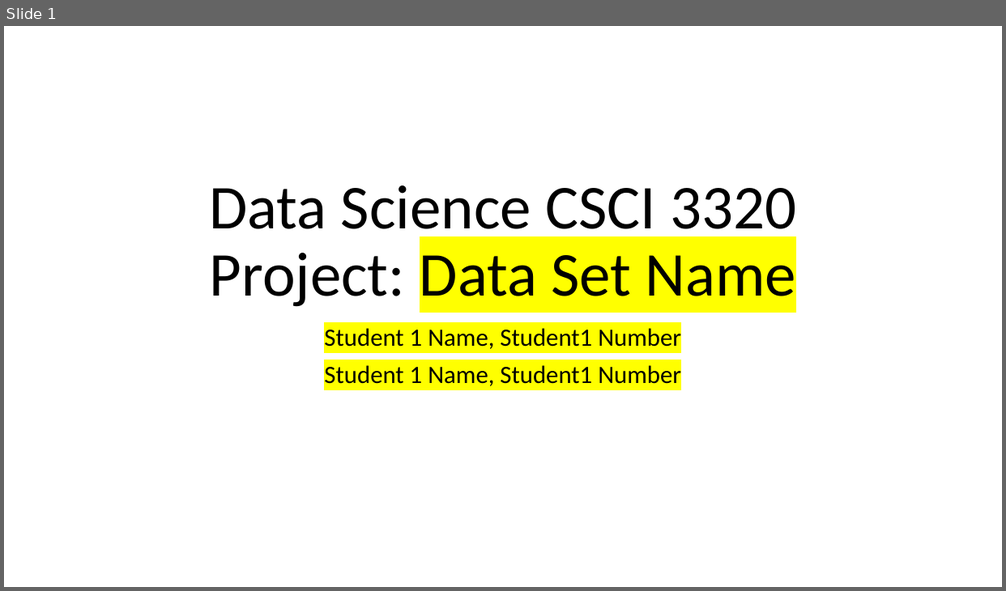
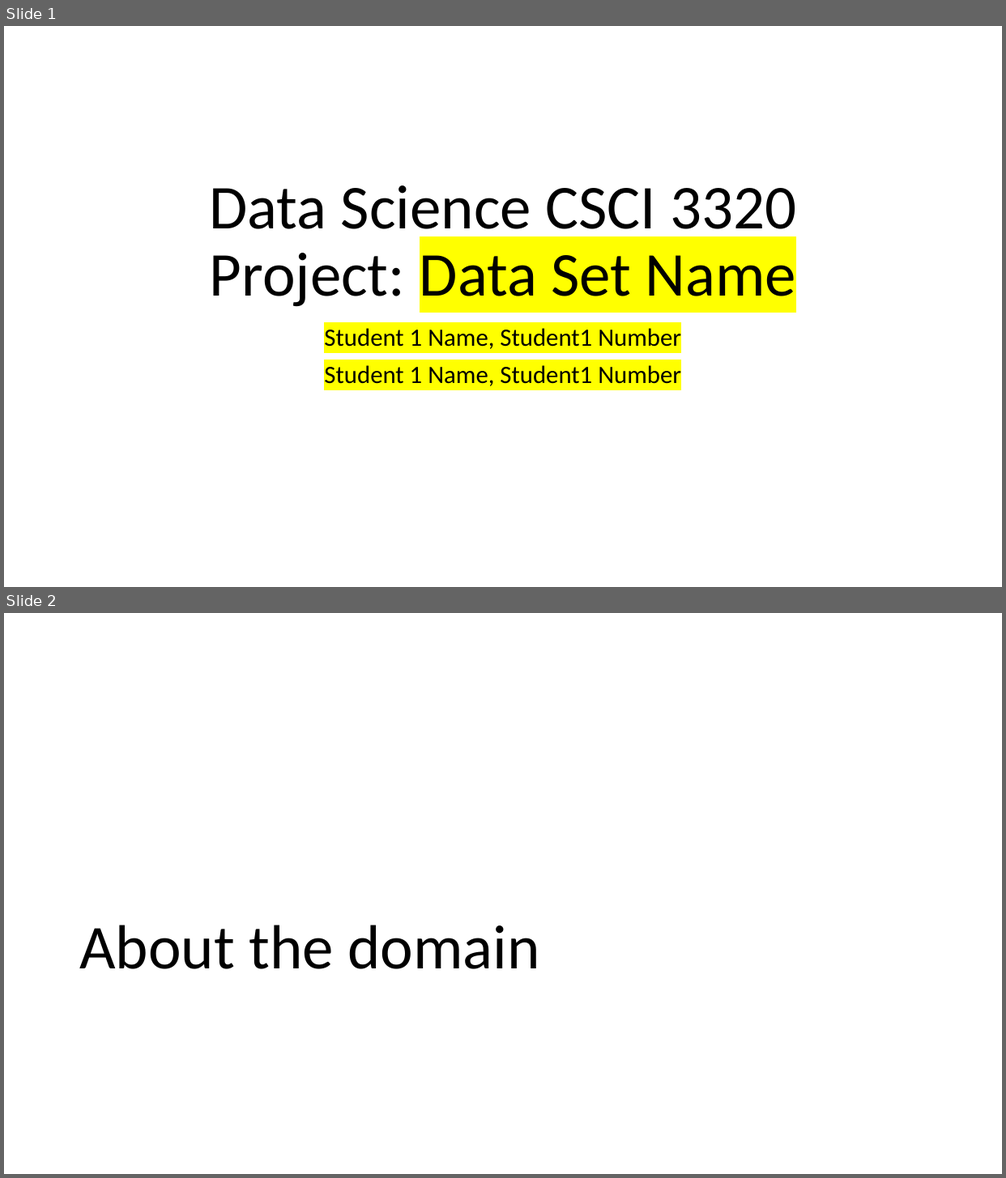
Before and after one commit to motazsaad/Data-Science-CSCI-3320, a slide deck: Project Presentation Template.pptx. Shown one above the other, each under a label of ours: slide 1 before the commit, slides 1 and 2 after it. The pictures are 1006x591 and 1006x1178 pixels, drawn with LibreOffice and Linux fonts; fonts in the diff are those of the drawing. Boxes give left, top, right and bottom in pixels: in the first picture for what was removed or moved away, otherwise in the second. Text is boxed around its words. In the diff, an @@ line names an element or a change of style, - is before the commit and + after.

```diff
--- a/Project Presentation Template.pptx
+++ b/Project Presentation Template.pptx
@@ slide 2 added at (4, 613, 1002, 1174), background #FFFFFF @@
@@ title added at (79, 925, 539, 969), 60 pt, text #000000 @@
+About the domain
```
Also in this commit, not shown: 11 other slides added.
